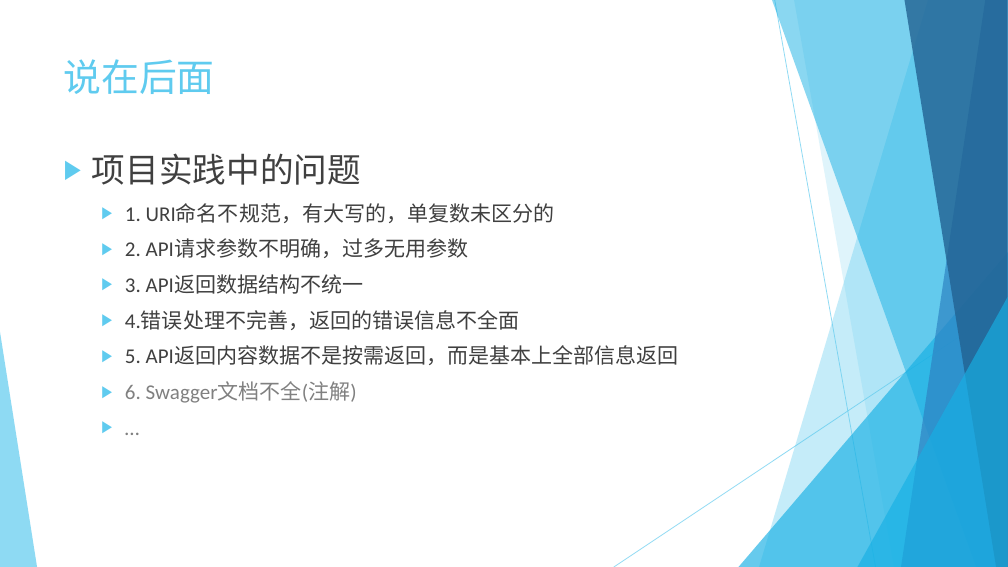
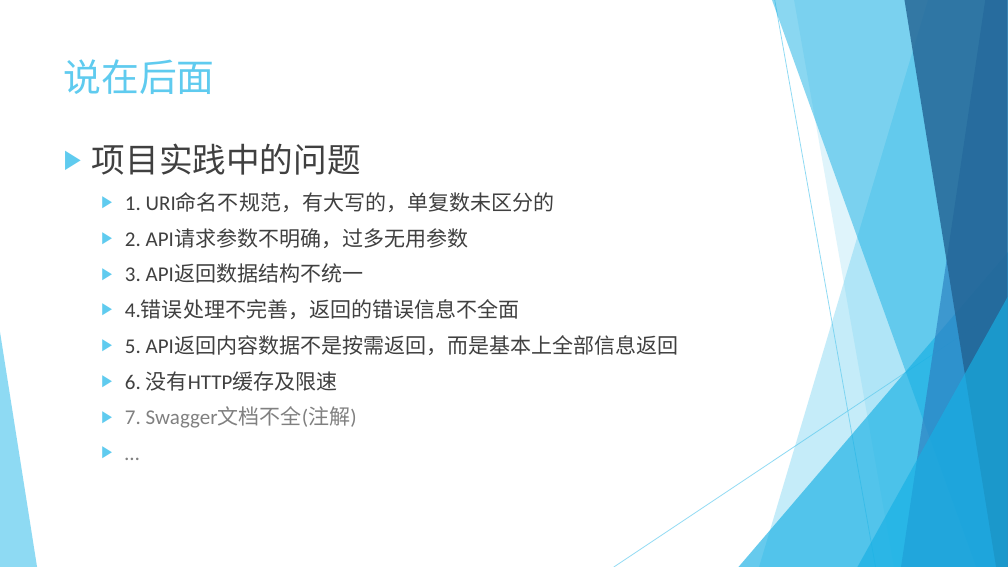
Before and after one commit to Crab2died/micro-boot, a slide deck: slide 22 of rest-api/RESTful.pptx. Drawn at 1008x567 pixels with LibreOffice and Linux fonts; fonts in the diff are those of the drawing. Boxes give left, top, right and bottom in pixels: in the first picture for what was removed or moved away, otherwise in the second. Text is boxed around its words. In the diff, an @@ line names an element or a change of style, - is before the commit and + after.

```diff
--- a/rest-api/RESTful.pptx
+++ b/rest-api/RESTful.pptx
@@ text "项目实践中的问题": place and size @@
-text "项目实践中的问题" at bbox=[92, 153, 679, 403]
+text "项目实践中的问题" at bbox=[92, 143, 679, 428]
@@ text at bbox=[125, 371, 357, 428]: text changed @@
-  ▶ 6. Swagger文档不全(注解)
+  ▶ 6. 没有HTTP缓存及限速
+  ▶ 7. Swagger文档不全(注解)
```
Also in this commit, not shown: 8 other slides changed.
